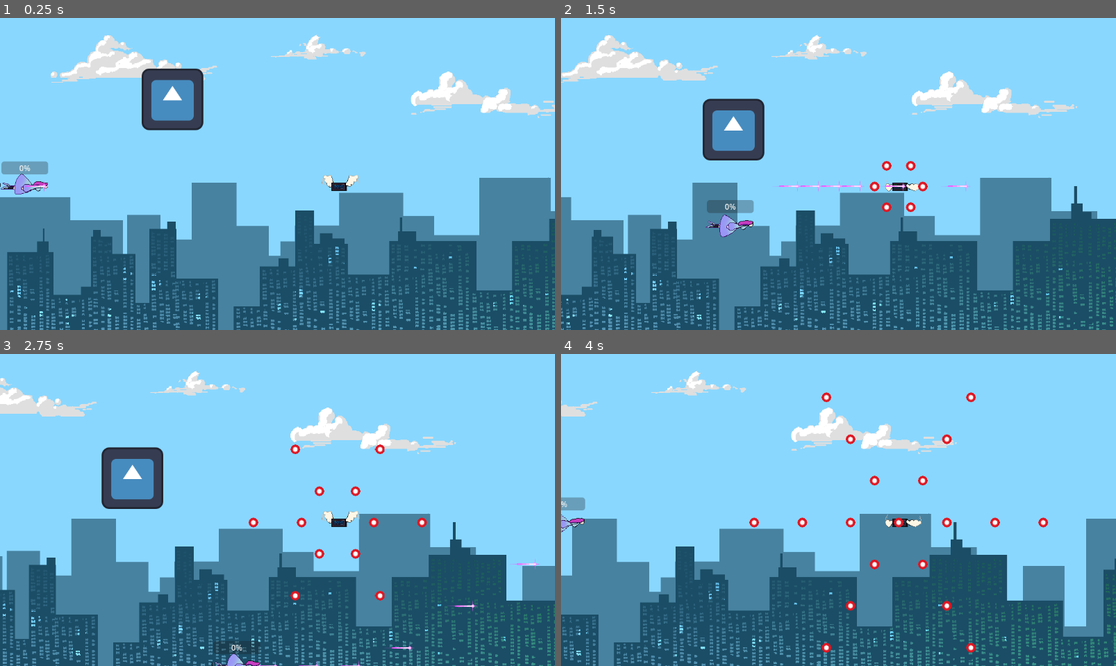
Above: before the commit, frames 1-4 (two rows, left to right).
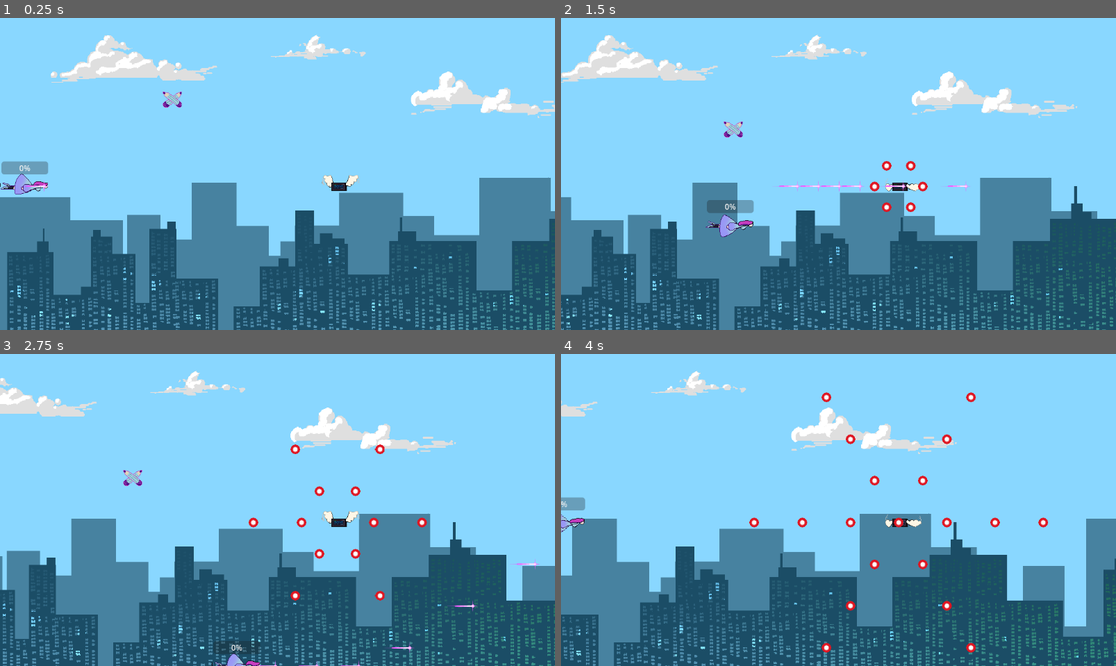
Above: after the commit, the same moments.

Repository: clenneabig/AI-KILL
Game: Godot game, scene res://test_level.tscn
Same seed, same stepped clock (60 frames per second), same inputs: the game is played once before the commit and once after it. The engine's default icon, where the game draws it, is replaced by a stand-in: a white triangle on a blue panel in a dark square.
Inputs (mouse positions are in pixels of both pictures, inside the frame that each line leads up to):
- Up to frame 1 (0.25 s): no input
- Up to frame 2 (1.5 s): move the mouse to (960, 158) at 0.52 s; hold D (move_right) 0.53-1.28 s; hold E (bomb) 0.53-1.28 s; move the mouse to (727, 189) at 1.27 s; hold S (move_down) from 1.28 s (still down); tap E (bomb) at 1.35 s
- Up to frame 3 (2.75 s): move the mouse to (333, 441) at 2.02 s; release S (move_down) at 2.03 s; press the mouse at (333, 441) at 2.03 s; hold D (move_right) from 2.03 s (still down); tap E (bomb) at 2.3 s
- Up to frame 4 (4 s): move the mouse to (810, 572) at 2.77 s; release D (move_right) at 2.78 s; release the mouse at (810, 572) at 2.78 s; hold W (move_up) 2.78-3.53 s; tap Q (toggle_bullets) at 2.85 s; tap E (bomb) at 3.05 s; move the mouse to (1005, 556) at 3.52 s; hold A (move_left) from 3.53 s (still down); hold E (bomb) from 3.53 s (still down)

The runs differ from the first frame. In frame 1, 2.2% of the frame differs, in the area x 25-37%, y 16-37%; in frame 2, 2.2%; in frame 3, 2.2%; in frame 4, nothing differs.

Commit message:
bomb makes sense

Diff:
--- a/bomb.gd
+++ b/bomb.gd
@@ -14,7 +14,7 @@
 		$CollisionShape2D.scale.y += 0.25
 		$Bomb.scale.x += 0.25
 		$Bomb.scale.y += 0.25
-		if $CollisionShape2D.scale.x >= longest/50:
+		if $CollisionShape2D.scale.x >= longest/15:
 			$Bomb.visible = false
 			$CollisionShape2D.disabled = true
 
--- a/player.tscn
+++ b/player.tscn
@@ -1,11 +1,11 @@
-[gd_scene load_steps=18 format=3 uid="uid://dmld4sshhilmo"]
+[gd_scene load_steps=17 format=3 uid="uid://dmld4sshhilmo"]
 
 [ext_resource type="Script" path="res://player.gd" id="1_ddabx"]
-[ext_resource type="Texture2D" uid="uid://df26ulj8gxrtx" path="res://icon.svg" id="1_dihwr"]
 [ext_resource type="Texture2D" uid="uid://b4e1b1jgn7nup" path="res://assets/aiplayer_spritesheet.png" id="2_6h5vl"]
 [ext_resource type="Script" path="res://SpriteBox.gd" id="3_77htn"]
 [ext_resource type="Script" path="res://bomb.gd" id="3_n6vr3"]
 [ext_resource type="PackedScene" uid="uid://bpjs00j7t4ni7" path="res://blinker.tscn" id="5_hns8k"]
+[ext_resource type="Texture2D" uid="uid://cfj56wa8vvj0c" path="res://assets/bullets/playerbullets/aibullet3.png" id="5_kqjkg"]
 
 [sub_resource type="RectangleShape2D" id="RectangleShape2D_o5713"]
 size = Vector2(97, 45)
@@ -63,19 +63,8 @@
 [sub_resource type="RectangleShape2D" id="RectangleShape2D_jdvj1"]
 size = Vector2(3, 3)
 
-[sub_resource type="SpriteFrames" id="SpriteFrames_yv5w7"]
-animations = [{
-"frames": [{
-"duration": 1.0,
-"texture": ExtResource("1_dihwr")
-}],
-"loop": true,
-"name": &"default",
-"speed": 5.0
-}]
-
 [sub_resource type="CircleShape2D" id="CircleShape2D_geqy1"]
-radius = 1.0
+radius = 20.0
 
 [node name="Player" type="Area2D"]
 position = Vector2(14, 2)
@@ -99,9 +88,10 @@
 [node name="Bomb" type="Area2D" parent="."]
 script = ExtResource("3_n6vr3")
 
-[node name="Bomb" type="AnimatedSprite2D" parent="Bomb"]
+[node name="Bomb" type="Sprite2D" parent="Bomb"]
 visible = false
-sprite_frames = SubResource("SpriteFrames_yv5w7")
+position = Vector2(-2.08616e-07, 2.08616e-07)
+texture = ExtResource("5_kqjkg")
 
 [node name="CollisionShape2D" type="CollisionShape2D" parent="Bomb"]
 shape = SubResource("CircleShape2D_geqy1")
--- a/power_up.tscn
+++ b/power_up.tscn
@@ -1,7 +1,7 @@
 [gd_scene load_steps=4 format=3 uid="uid://d1nt2v7peffn5"]
 
 [ext_resource type="Script" path="res://power_up.gd" id="1_ic2u2"]
-[ext_resource type="Texture2D" uid="uid://df26ulj8gxrtx" path="res://icon.svg" id="2_y423y"]
+[ext_resource type="Texture2D" uid="uid://ckrn1o24p2ibb" path="res://assets/points/bombpoint_large.png" id="2_xn75k"]
 
 [sub_resource type="RectangleShape2D" id="RectangleShape2D_w6my2"]
 size = Vector2(121, 126)
@@ -10,7 +10,7 @@
 script = ExtResource("1_ic2u2")
 
 [node name="Bomb" type="Sprite2D" parent="."]
-texture = ExtResource("2_y423y")
+texture = ExtResource("2_xn75k")
 
 [node name="CollisionShape2D" type="CollisionShape2D" parent="."]
 position = Vector2(0.5, 1)
